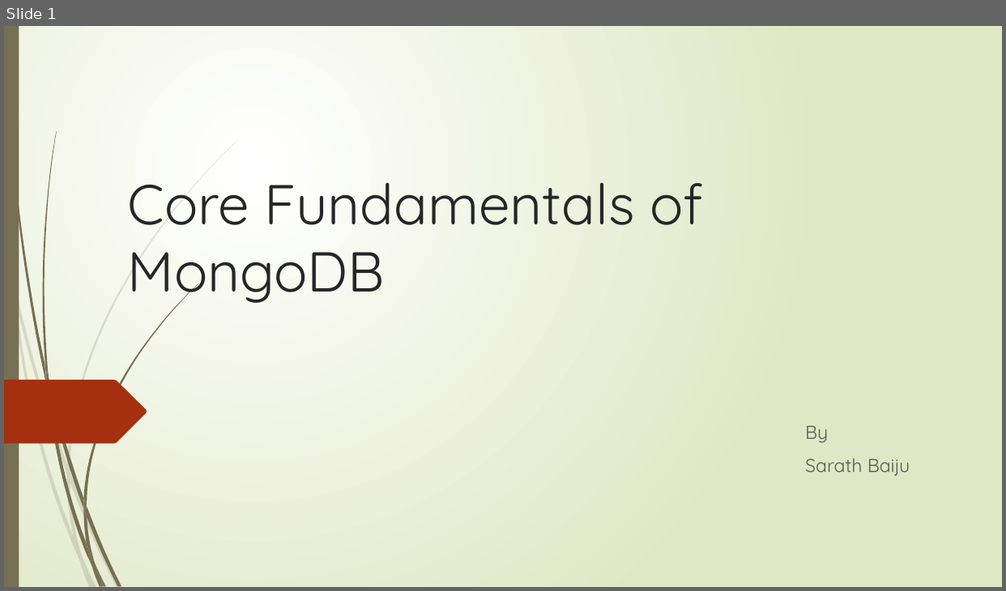
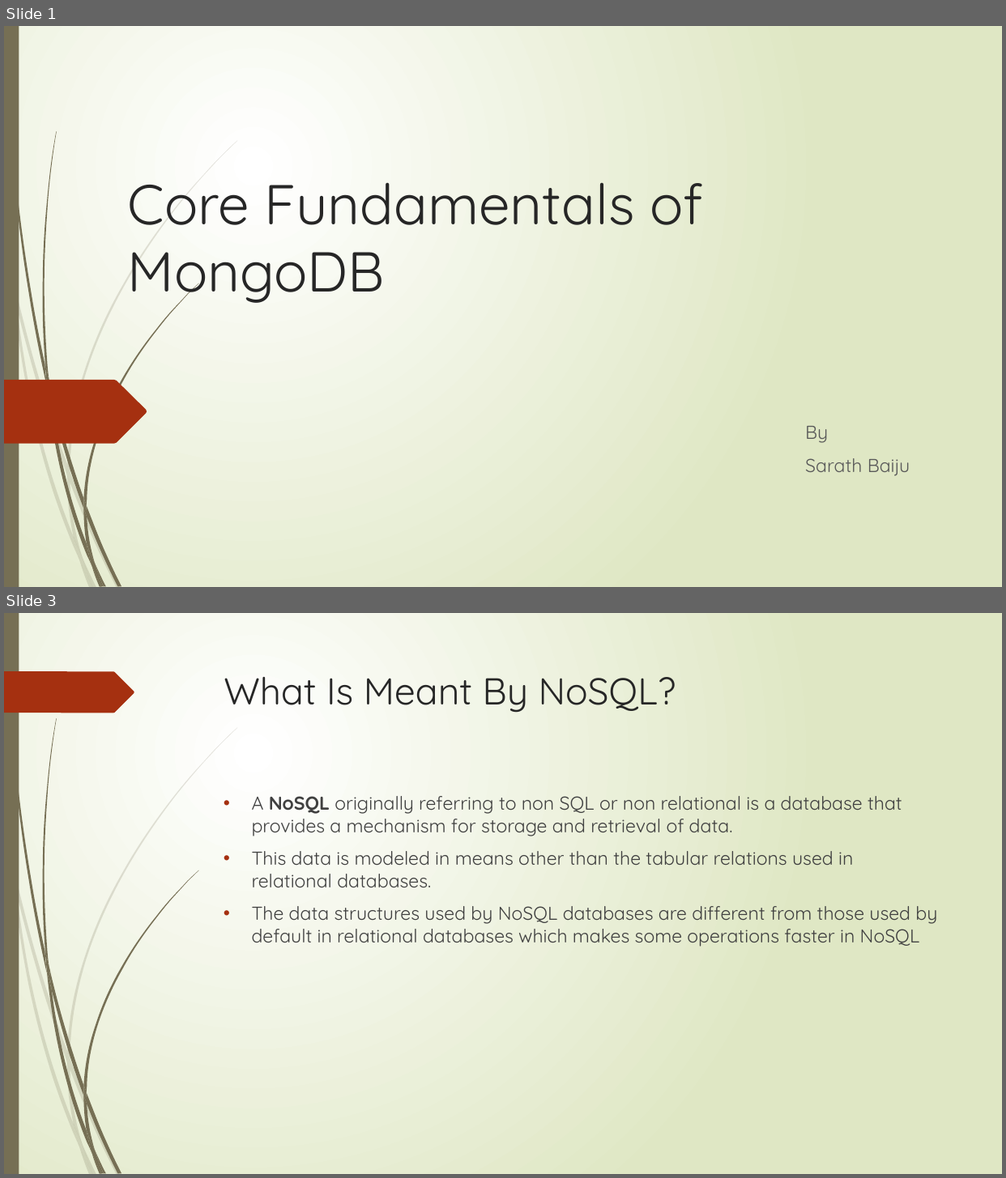
Before and after one commit to SarathBaiju/Training-Topics-2022, a slide deck: Mongodb/MongoDb_Class1.pptx. Shown one above the other, each under a label of ours: slide 1 before the commit, slides 1 and 3 after it; the slides between them are not shown. The pictures are 1006x591 and 1006x1178 pixels, drawn with LibreOffice and Linux fonts; fonts in the diff are those of the drawing. Boxes give left, top, right and bottom in pixels: in the first picture for what was removed or moved away, otherwise in the second. Text is boxed around its words. In the diff, an @@ line names an element or a change of style, - is before the commit and + after.

```diff
--- a/Mongodb/MongoDb_Class1.pptx
+++ b/Mongodb/MongoDb_Class1.pptx
@@ slide 3 added at [4, 613, 1002, 1174], background gradient #FFFFFF to #DFE8C4; not listed: 23 template elements that a slide beside it also shows @@
@@ freeform shape added at [4, 671, 134, 713], fill #A53010 @@
@@ title added at [224, 677, 676, 713], 36 pt, text #262626 @@
+What Is Meant By NoSQL?
@@ text added at [252, 796, 937, 947], 18 pt, text #404040 @@
+• A NoSQL originally referring to non SQL or non relational is a database that provides a mechanism for storage and retrieval of data.
+• This data is modeled in means other than the tabular relations used in relational databases.
+• The data structures used by NoSQL databases are different from those used by default in relational databases which makes some operations faster in NoSQL
```
Also in this commit, not shown: 7 other slides added.
